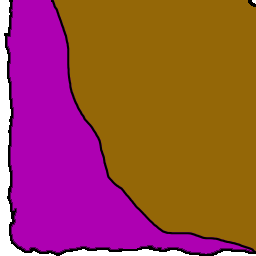
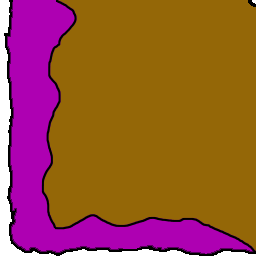
Before/after of a (256, 256) layered artwork. What changed in the layer stack:
painted on "NUR Right" over (x1=41, y1=0, x2=256, y2=252)
